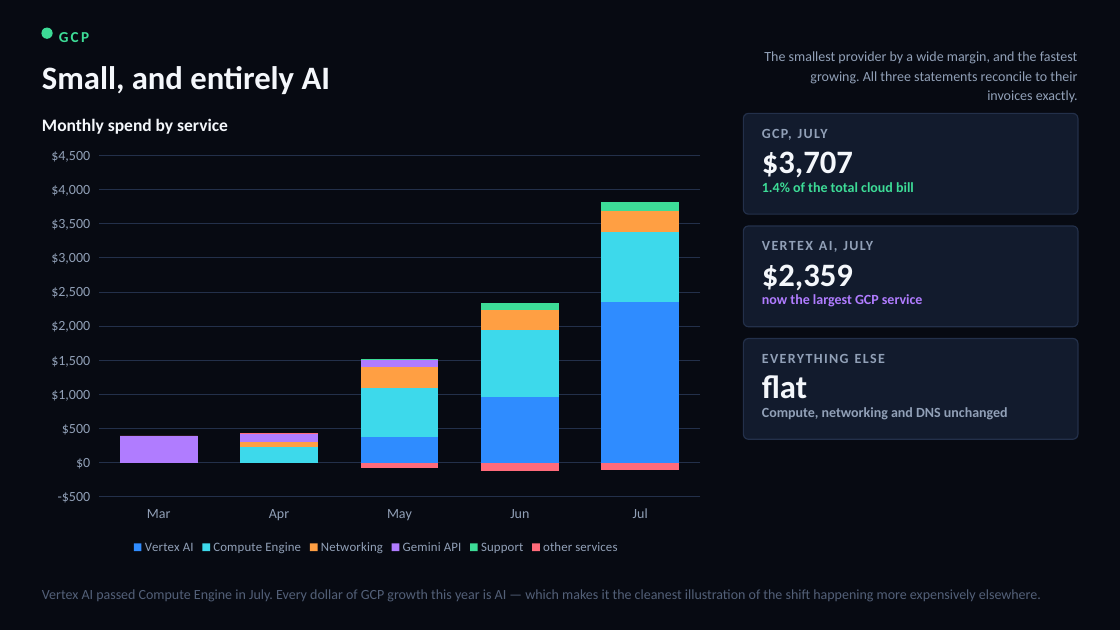
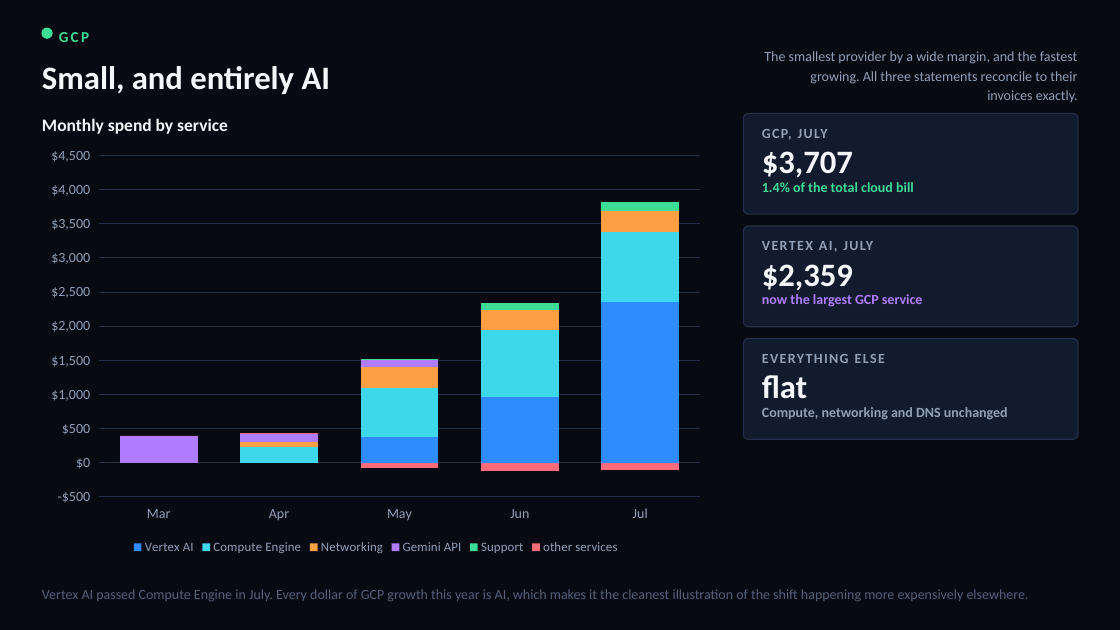
Before and after one commit to arielga5-code/Finops, a slide deck: slide 12 of deck/Harel_Cloud_Cost_CIO_Final.pptx (slide 13 before the commit). Drawn at 1120x630 pixels with LibreOffice and Linux fonts; fonts in the diff are those of the drawing. Boxes give left, top, right and bottom in pixels: in the first picture for what was removed or moved away, otherwise in the second. Text is boxed around its words. In the diff, an @@ line names an element or a change of style, - is before the commit and + after.

```diff
--- a/deck/Harel_Cloud_Cost_CIO_Final.pptx
+++ b/deck/Harel_Cloud_Cost_CIO_Final.pptx
@@ text at <box>42,589,1029,601</box>: text changed @@
-Vertex AI passed Compute Engine in July. Every dollar of GCP growth this year is AI — which makes it the cleanest illustration of the shift happening more expensively elsewhere.
+Vertex AI passed Compute Engine in July. Every dollar of GCP growth this year is AI, which makes it the cleanest illustration of the shift happening more expensively elsewhere.
```
Also in this commit, not shown: 32 other slides changed, 1 slide removed, 6 other files.
